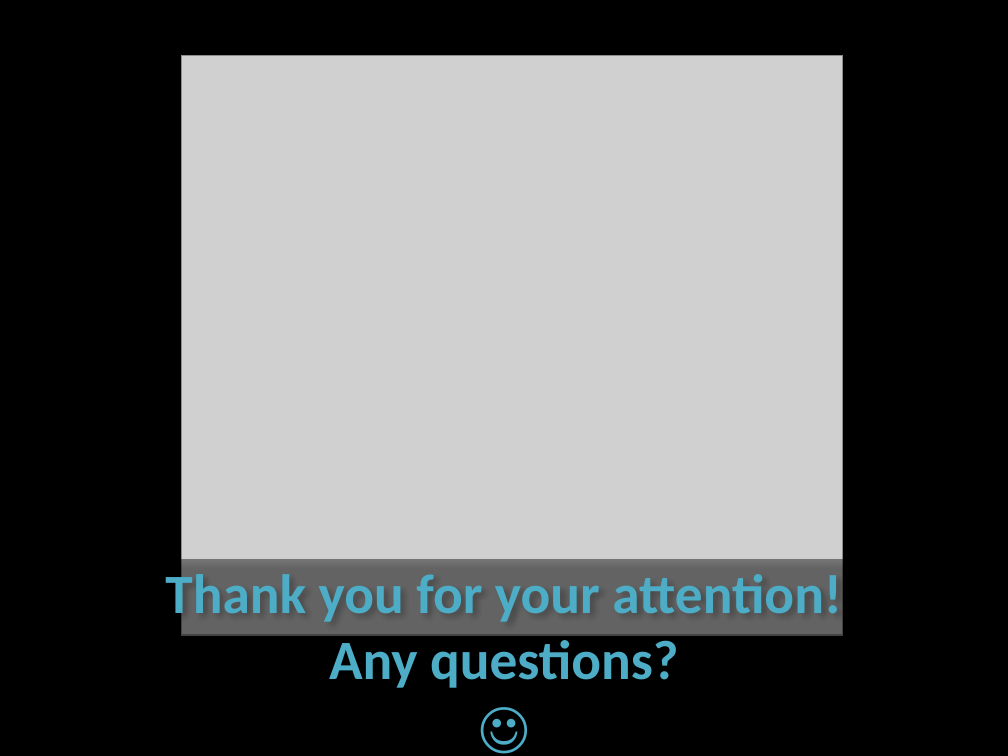
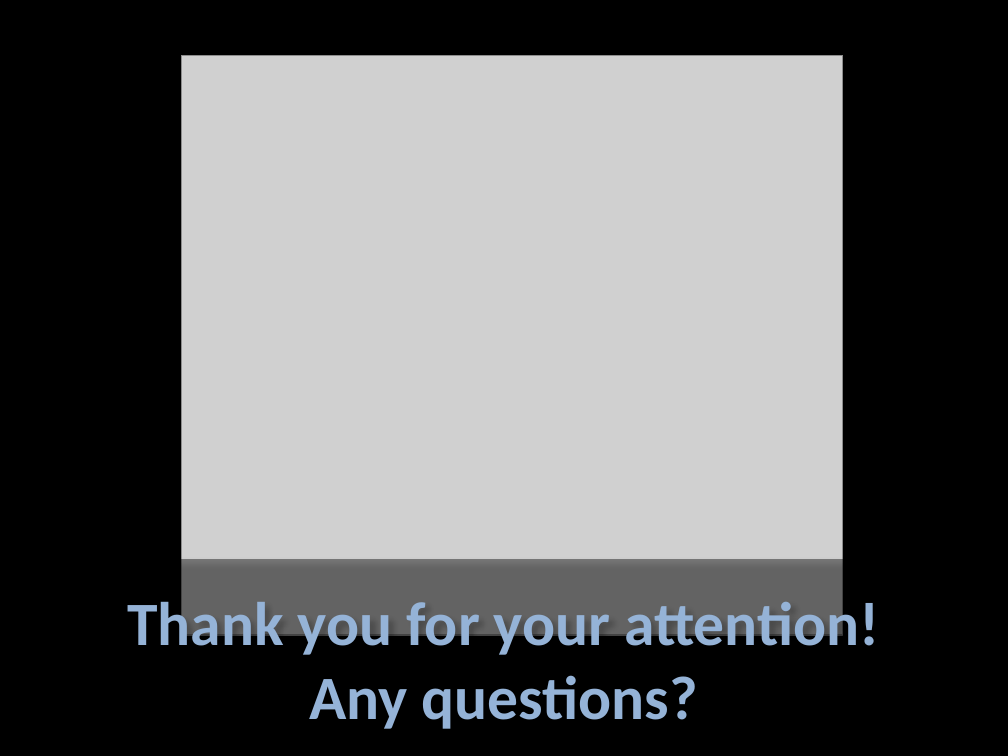
Before and after one commit to DinoBektesevic/vsa2009, a slide deck: slide 23 of The Photometry group.pptx. Drawn at 1008x756 pixels with LibreOffice and Linux fonts; fonts in the diff are those of the drawing; grey boxes stand for pictures. Boxes give left, top, right and bottom in pixels: in the first picture for what was removed or moved away, otherwise in the second. Text is boxed around its words. In the diff, an @@ line names an element or a change of style, - is before the commit and + after.

```diff
--- a/The Photometry group.pptx
+++ b/The Photometry group.pptx
@@ title at <box>127,594,879,729</box>: text changed; size 39.6 to 44 pt; text colour #4DADC7 to #95B3D7 @@
-Thank you for your attention!
-Any questions?
-☺
+Thank you for your attention!
+Any questions?
```
Also in this commit, not shown: 10 other slides changed.
